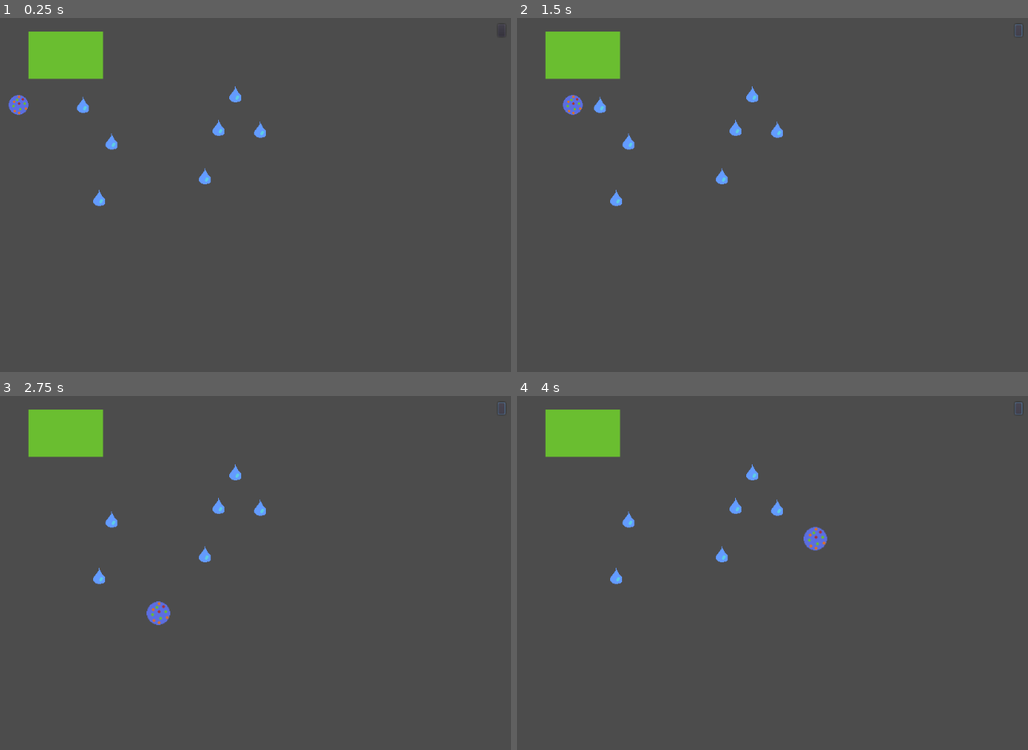
Above: before the commit, frames 1-4 (two rows, left to right).
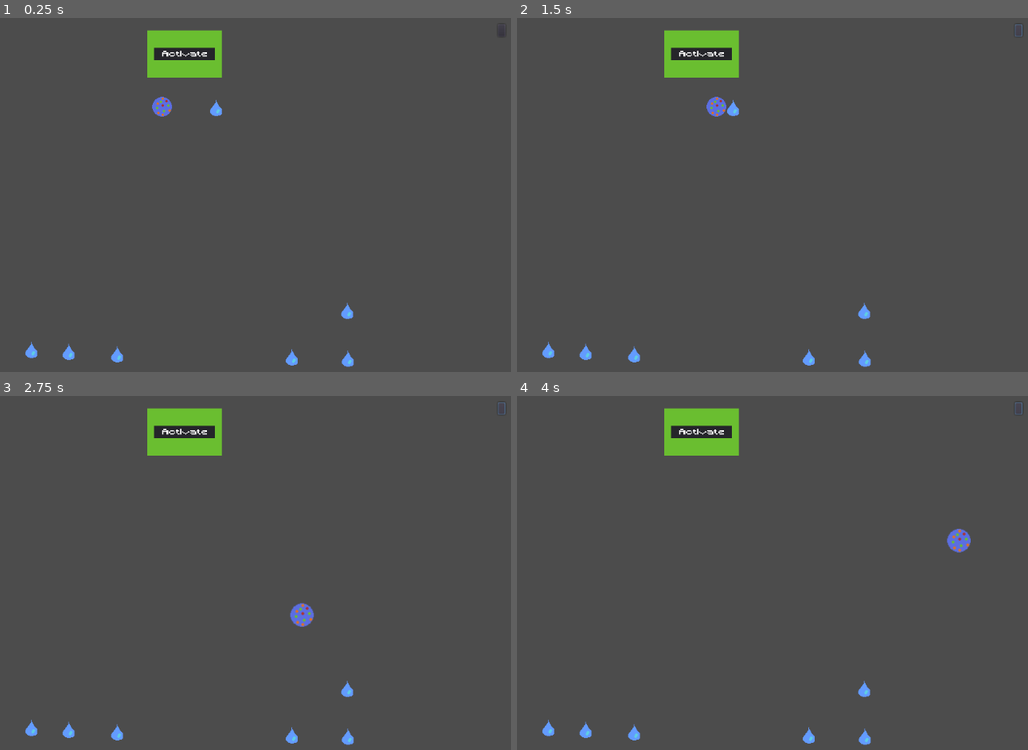
Above: after the commit, the same moments.

Repository: xwedea/froots
Game: Godot game, scene res://levels/Main.tscn
Two runs of this game, one before a commit and one after it. Both use one fixed random seed, a clock stepped at 60 frames per second and the inputs below.
Inputs (mouse positions are in pixels of both pictures, inside the frame that each line leads up to):
- Up to frame 1 (0.25 s): no input
- Up to frame 2 (1.5 s): click (1017, 32) at 0.5 s; tap Enter at 1.25 s; hold D (go_right) from 1.28 s (still down)
- Up to frame 3 (2.75 s): release D (go_right) at 2.03 s; hold S (go_down) from 2.03 s (still down)
- Up to frame 4 (4 s): release S (go_down) at 2.78 s; hold D (go_right) 2.78-3.53 s; hold W (go_up) from 3.53 s (still down)

The runs differ from the first frame. In frame 1, 5.2% of the frame differs, in the area x 1-70%, y 3-99%; in frame 2, 5.2%; in frame 3, 5.2%; in frame 4, 5.3%, in the area x 4-89%, y 3-99%.

Commit message:
add activation message

Diff:
--- a/ActivationArea.gd
+++ /dev/null
@@ -1,5 +0,0 @@
-extends Area2D
-
-
-func _ready():
-	pass
--- a/ActivationArea.tscn
+++ /dev/null
@@ -1,20 +0,0 @@
-[gd_scene load_steps=4 format=2]
-
-[ext_resource path="res://ActivationArea.gd" type="Script" id=1]
-[ext_resource path="res://activation.png" type="Texture" id=2]
-
-[sub_resource type="RectangleShape2D" id=1]
-extents = Vector2( 16, 16 )
-
-[node name="ActivationArea" type="Area2D" groups=["activation"]]
-collision_layer = 8
-collision_mask = 2
-script = ExtResource( 1 )
-
-[node name="Sprite" type="Sprite" parent="."]
-texture = ExtResource( 2 )
-
-[node name="CollisionShape2D" type="CollisionShape2D" parent="."]
-shape = SubResource( 1 )
-
-[connection signal="area_entered" from="." to="." method="_on_ActivationArea_area_entered"]
--- a/characters/cell/Cell.gd
+++ b/characters/cell/Cell.gd
@@ -22,6 +22,8 @@
 
 
 func _physics_process(delta: float):
+	scale = Vector2(1 + weight/capacity, 1 + weight/capacity)
+
 	velocity = Vector2.ZERO
 
 	if Input.is_action_pressed("go_up"):
@@ -34,16 +36,11 @@
 		velocity.x = -speed
 
 
-
 	move_and_slide(velocity, Vector2.UP)
 
 
 
 func _on_InteractArea_area_entered(area):
-	if area.is_in_group("activation"):
-		inventory["Water"] = 0
-		scale = Vector2(1, 1)
-		weight = 0
 
 	if area.is_in_group("materials"):
 		var m_weight = area.weight
@@ -54,5 +51,3 @@
 		area.queue_free()
 		inventory[area.type] += 1
 		weight += m_weight
-
-		scale += Vector2(m_weight/capacity, m_weight/capacity)
--- /dev/null
+++ b/fonts/pixel_font.tres
@@ -0,0 +1,6 @@
+[gd_resource type="DynamicFont" load_steps=2 format=2]
+
+[ext_resource path="res://fonts/Minecraft.ttf" type="DynamicFontData" id=1]
+
+[resource]
+font_data = ExtResource( 1 )
--- a/levels/Main.tscn
+++ b/levels/Main.tscn
@@ -2,7 +2,7 @@
 
 [ext_resource path="res://characters/cell/Cell.tscn" type="PackedScene" id=1]
 [ext_resource path="res://materials/water/Water.tscn" type="PackedScene" id=2]
-[ext_resource path="res://ActivationArea.tscn" type="PackedScene" id=3]
+[ext_resource path="res://misc/activation/ActivationArea.tscn" type="PackedScene" id=3]
 [ext_resource path="res://HUD.tscn" type="PackedScene" id=4]
 
 [node name="Main" type="Node"]
@@ -12,29 +12,29 @@
 [node name="HUD" parent="Main2D" instance=ExtResource( 4 )]
 
 [node name="Cell" parent="Main2D" instance=ExtResource( 1 )]
-position = Vector2( 223, 149 )
+position = Vector2( 454, 152 )
 
 [node name="Water" parent="Main2D" instance=ExtResource( 2 )]
-position = Vector2( 326, 149 )
+position = Vector2( 303, 547 )
 
 [node name="Water2" parent="Main2D" instance=ExtResource( 2 )]
-position = Vector2( 372, 208 )
+position = Vector2( 243, 544 )
 
 [node name="Water3" parent="Main2D" instance=ExtResource( 2 )]
-position = Vector2( 352, 299 )
+position = Vector2( 381, 551 )
 
 [node name="Water4" parent="Main2D" instance=ExtResource( 2 )]
-position = Vector2( 522, 264 )
+position = Vector2( 662, 556 )
 
 [node name="Water5" parent="Main2D" instance=ExtResource( 2 )]
-position = Vector2( 544, 186 )
+position = Vector2( 752, 558 )
 
 [node name="Water6" parent="Main2D" instance=ExtResource( 2 )]
-position = Vector2( 571, 132 )
+position = Vector2( 540, 154 )
 
 [node name="Water7" parent="Main2D" instance=ExtResource( 2 )]
-position = Vector2( 611, 189 )
+position = Vector2( 751, 481 )
 
 [node name="ActivationArea" parent="Main2D" instance=ExtResource( 3 )]
-position = Vector2( 299, 69 )
+position = Vector2( 490, 67 )
 scale = Vector2( 3.76, 2.4 )
--- /dev/null
+++ b/misc/activation/ActivationArea.gd
@@ -0,0 +1,13 @@
+extends Area2D
+
+
+func _ready():
+	pass
+
+
+
+func _on_ActivationArea_body_entered(body):
+	$Panel.visible = true
+
+func _on_ActivationArea_body_exited(body):
+	$Panel.visible = false
--- /dev/null
+++ b/misc/activation/ActivationArea.tscn
@@ -0,0 +1,50 @@
+[gd_scene load_steps=5 format=2]
+
+[ext_resource path="res://assets/activation/activation.png" type="Texture" id=1]
+[ext_resource path="res://misc/activation/ActivationArea.gd" type="Script" id=2]
+[ext_resource path="res://fonts/pixel_font.tres" type="DynamicFont" id=3]
+
+[sub_resource type="RectangleShape2D" id=1]
+extents = Vector2( 16, 16 )
+
+[node name="ActivationArea" type="Area2D" groups=["activation"]]
+collision_layer = 8
+collision_mask = 2
+script = ExtResource( 2 )
+
+[node name="Sprite" type="Sprite" parent="."]
+texture = ExtResource( 1 )
+
+[node name="CollisionShape2D" type="CollisionShape2D" parent="."]
+shape = SubResource( 1 )
+
+[node name="Panel" type="Panel" parent="."]
+margin_left = -13.0
+margin_top = -4.0
+margin_right = 13.0
+margin_bottom = 4.0
+
+[node name="Label" type="Label" parent="Panel"]
+anchor_left = 0.5
+anchor_top = 0.5
+anchor_right = 0.5
+anchor_bottom = 0.5
+margin_left = -10.0
+margin_top = -2.0
+margin_right = 57.0
+margin_bottom = 14.0
+rect_scale = Vector2( 0.3, 0.3 )
+custom_fonts/font = ExtResource( 3 )
+text = "Activate"
+align = 1
+valign = 1
+
+[node name="PopupPanel" type="PopupPanel" parent="Panel"]
+visible = true
+margin_left = 16.0
+margin_top = 24.0
+margin_right = 44.0
+margin_bottom = 36.0
+
+[connection signal="body_entered" from="." to="." method="_on_ActivationArea_body_entered"]
+[connection signal="body_exited" from="." to="." method="_on_ActivationArea_body_exited"]
Renamed: activation.png -> assets/activation/activation.png
Not shown, changed: assets/activation/activation.png.import
Binary file added: fonts/Minecraft.ttf
